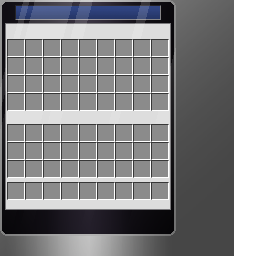
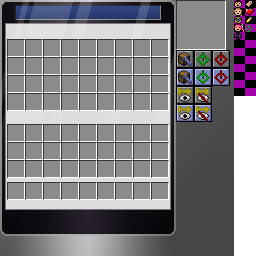
Layer changes from the first 256×256 image to the second:
added layer "info_icons" above "info_icons_bg" over (x1=176, y1=0, x2=254, y2=50)
added layer "info_icons_bg" above "upgrade_slots" over (x1=234, y1=0, x2=256, y2=96)
added group "selection_info_btn" with 6 layers above "selection_target_btn" over (x1=176, y1=50, x2=230, y2=122)
added layer "range_hide_icon" in group "selection_info_btn" over (x1=196, y1=88, x2=210, y2=121)
added layer "range_show_icon" in group "selection_info_btn" over (x1=178, y1=88, x2=192, y2=120)
added layer "deactivate_icon" in group "selection_info_btn" over (x1=214, y1=52, x2=228, y2=84)
added layer "activate_icon" in group "selection_info_btn" over (x1=196, y1=52, x2=210, y2=84)
added layer "dismantle_icon" in group "selection_info_btn" over (x1=178, y1=52, x2=192, y2=84)
added layer "button_bg" (1st of 2, in "selection_info_btn") in group "selection_info_btn" over (x1=176, y1=50, x2=230, y2=122)
